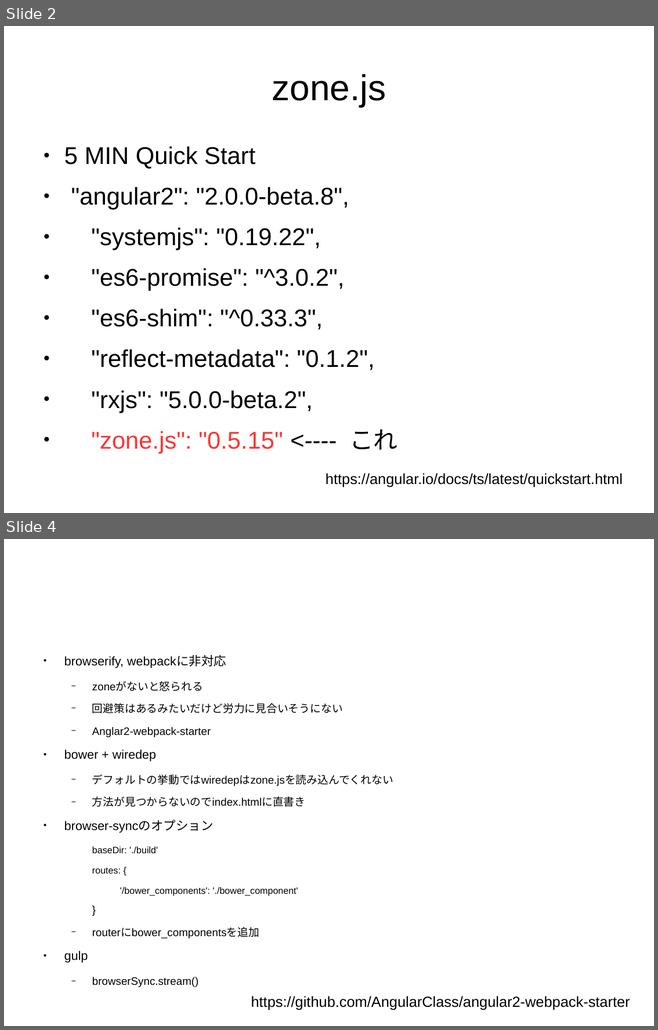
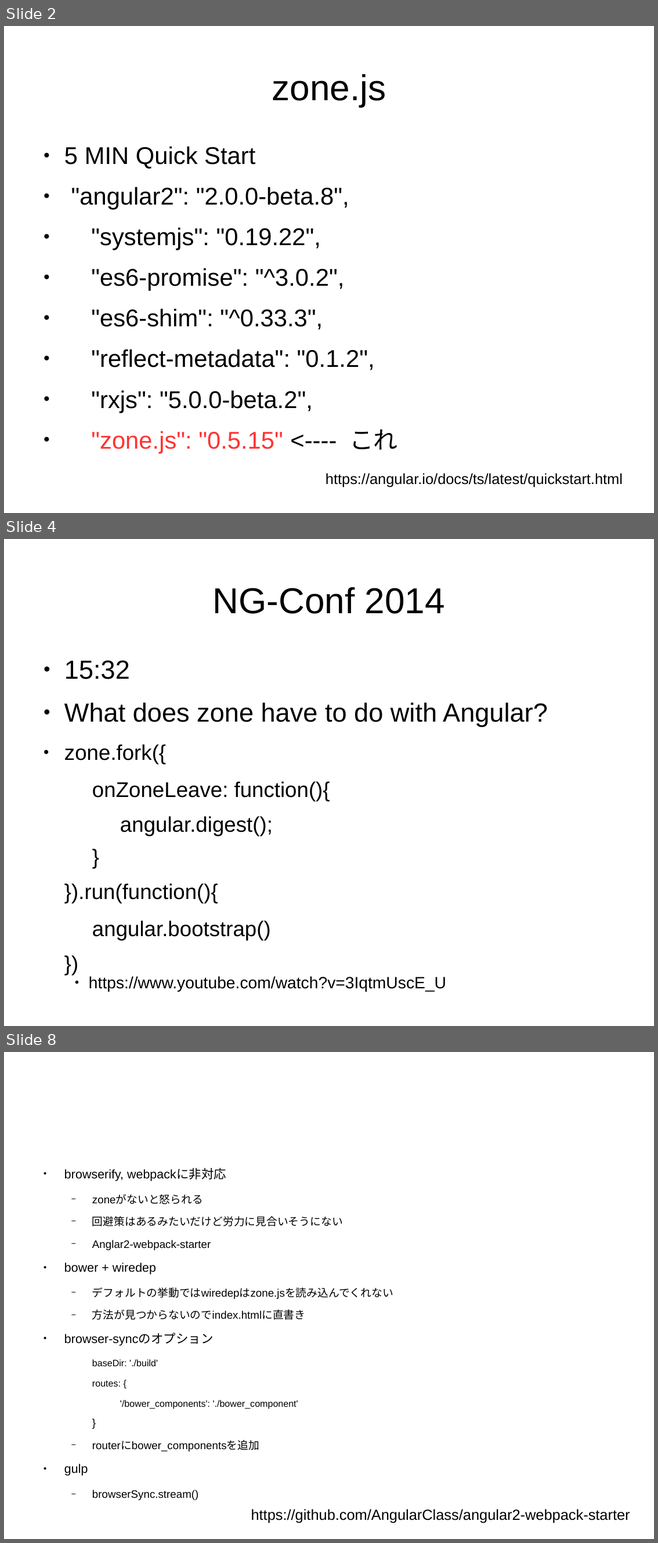
Before and after one commit to sallop/zone-tutorial, a slide deck: resume.odp. Shown one above the other, each under a label of ours: slides 2 and 4 before the commit, slides 2, 4 and 8 after it; the slides between them are not shown. The pictures are 658x1030 and 658x1543 pixels, drawn with LibreOffice and Linux fonts; fonts in the diff are those of the drawing. Boxes give left, top, right and bottom in pixels: in the first picture for what was removed or moved away, otherwise in the second. Text is boxed around its words. In the diff, an @@ line names an element or a change of style, - is before the commit and + after.

```diff
--- a/resume.odp
+++ b/resume.odp
@@ slide 4 added at <box>4,539,654,1026</box>, background #FFFFFF @@
@@ title added at <box>213,587,445,614</box>, 44 pt, text #000000 @@
+NG-Conf 2014
@@ text added at <box>64,660,547,940</box>, 26 pt, text #000000 @@
+● 15:32
+● What does zone have to do with Angular?
+● zone.fork({
+  onZoneLeave: function(){
+    angular.digest();
+  }
+}).run(function(){
+  angular.bootstrap()
+})
@@ text added at <box>89,976,446,992</box>, 20 pt, text #000000 @@
+  ● https://www.youtube.com/watch?v=3IqtmUscE_U
@@ what was slide 4 is now slide 8 @@
```
Also in this commit, not shown: 1 slide changed, 8 other slides added.
